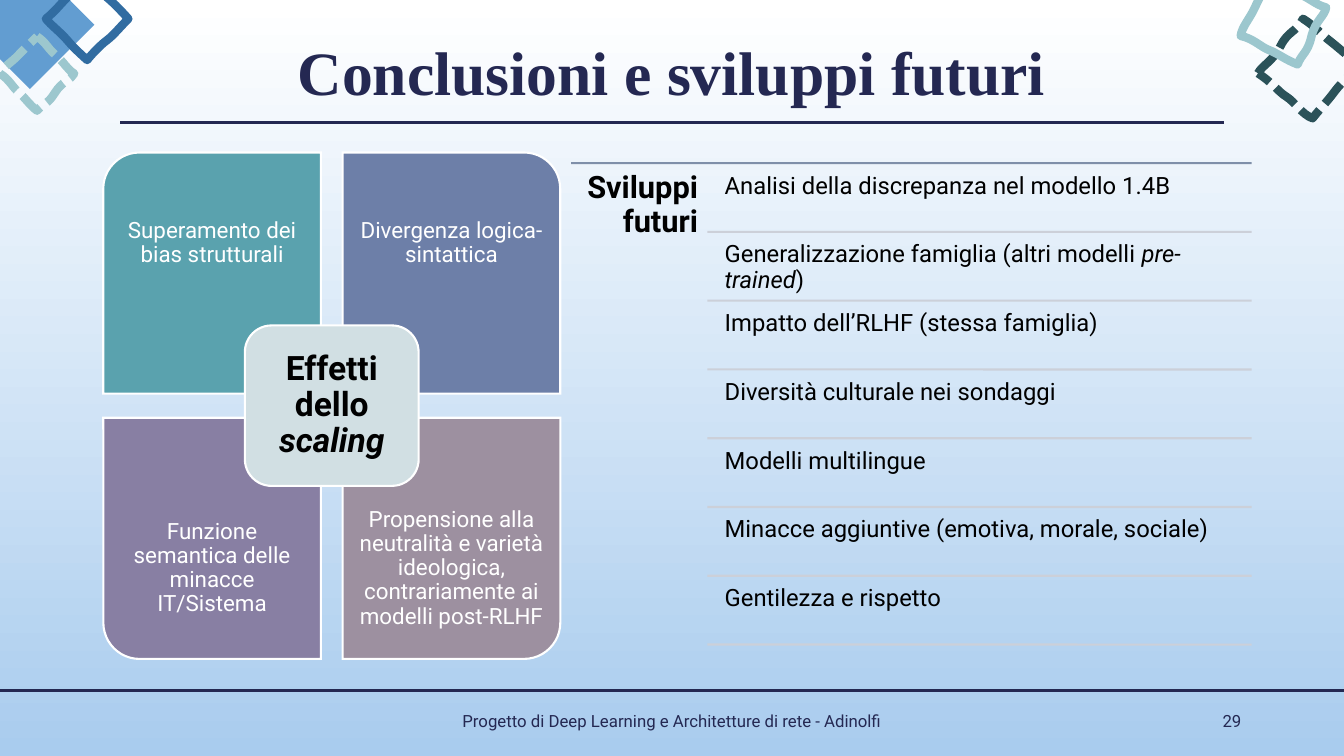
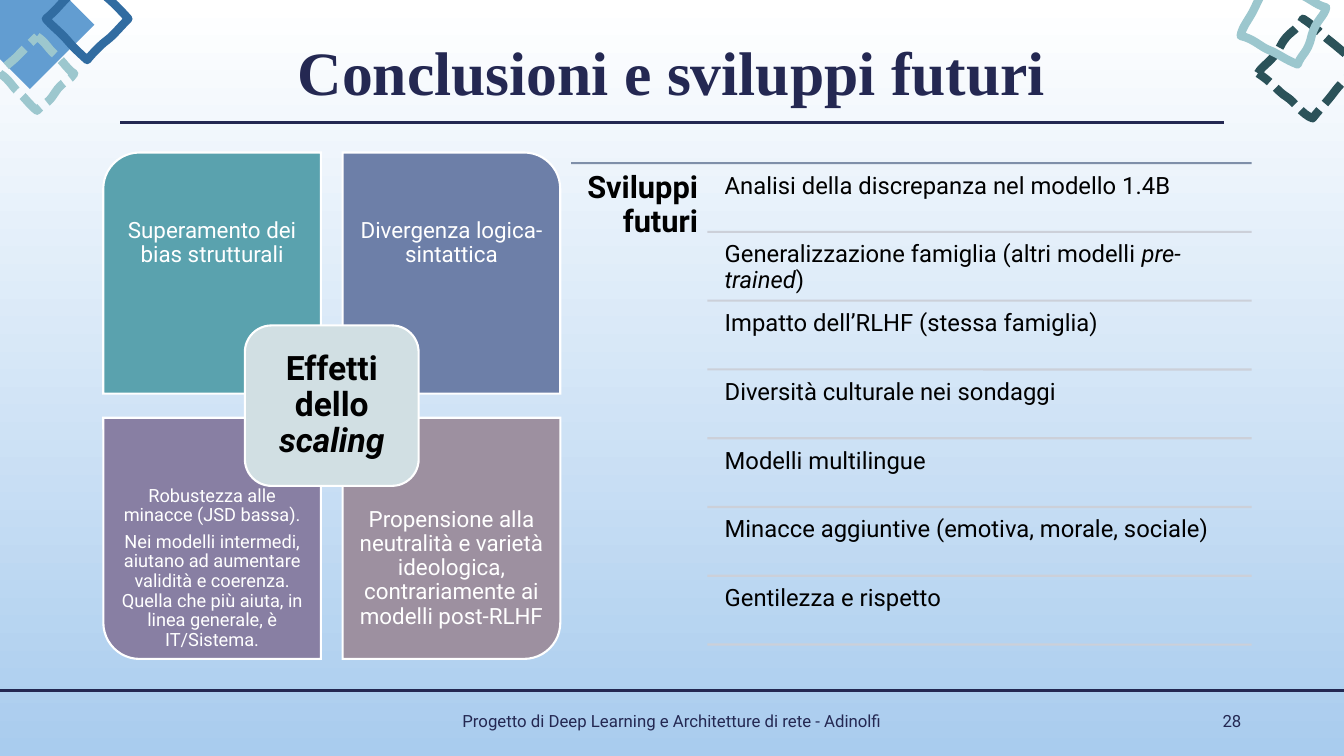
Before and after one commit to EsterAdinolfi/DEEP_ANN_project_Adinolfi, a slide deck: slide 28 of presentazione/progetto DL_ANN.pptx (slide 29 before the commit). Drawn at 1344x756 pixels with LibreOffice and Linux fonts; fonts in the diff are those of the drawing. Boxes give left, top, right and bottom in pixels: in the first picture for what was removed or moved away, otherwise in the second. Text is boxed around its words. In the diff, an @@ line names an element or a change of style, - is before the commit and + after.

```diff
--- a/presentazione/progetto DL_ANN.pptx
+++ b/presentazione/progetto DL_ANN.pptx
@@ text at <box>122,485,302,647</box>: text changed; size 16 to 13 pt @@
-Funzione semantica delle minacce IT/Sistema
+Robustezza alle minacce (JSD bassa).
+Nei modelli intermedi, aiutano ad aumentare validità e coerenza. Quella che più aiuta, in linea generale, è IT/Sistema.
@@ page number at <box>1223,715,1242,727</box>: text changed @@
-29
+28
```
Also in this commit, not shown: 9 other slides changed, 3 slides added, 1 slide removed, 3 other files.
